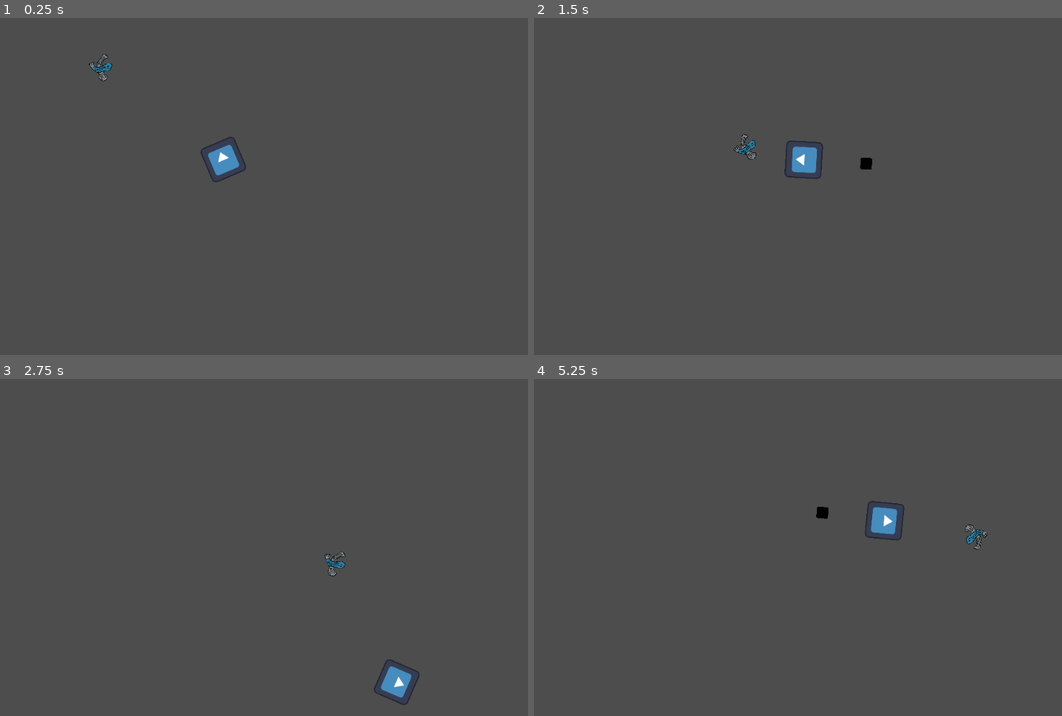
Above: before the commit, frames 1-4 (two rows, left to right).
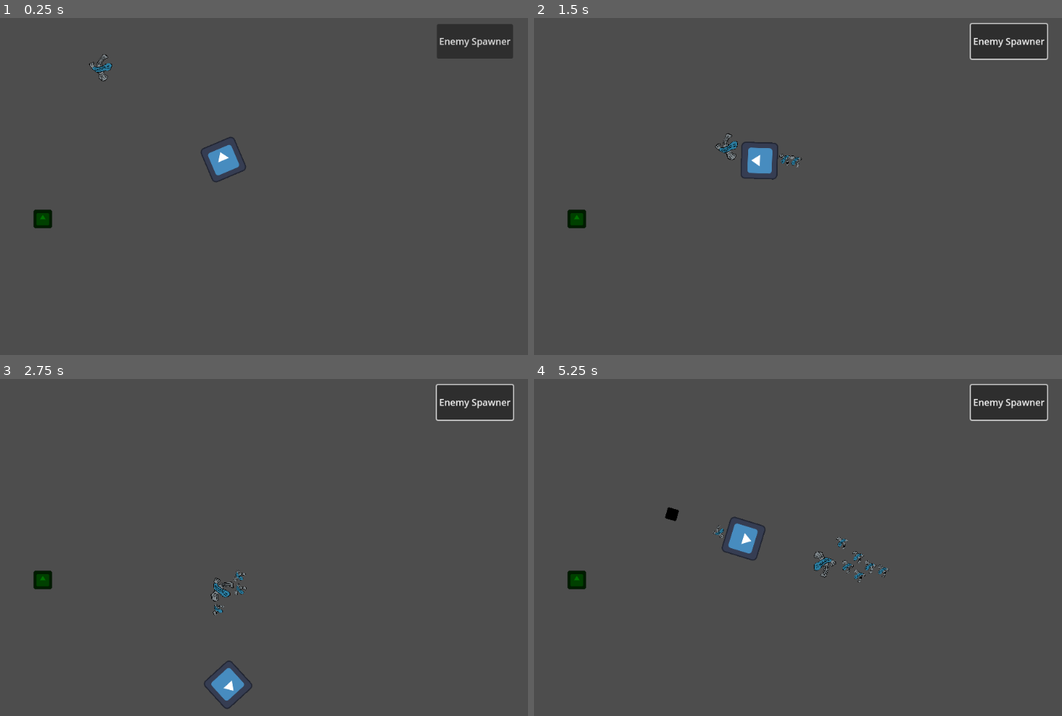
Above: after the commit, the same moments.

Repository: OzPanDrake/GAM20001_a2
Game: Godot game, scene res://scenes/test.tscn
Same seed, same stepped clock (60 frames per second), same inputs: the game is played once before the commit and once after it. This scene is started directly instead of the project's main scene. The engine's default icon, where the game draws it, is replaced by a stand-in: a white triangle on a blue panel in a dark square. Sound files missing from this copy of the repository are replaced by a short silence.
Inputs (mouse positions are in pixels of both pictures, inside the frame that each line leads up to):
- Up to frame 1 (0.25 s): no input
- Up to frame 2 (1.5 s): click (1009, 41) at 0.5 s, where only the run after the commit has a clickable "Enemy Spawner"; move the mouse to (898, 166) at 1.27 s; hold D (right) from 1.28 s (still down); tap Space (shoot) at 1.35 s
- Up to frame 3 (2.75 s): move the mouse to (116, 560) at 2.02 s; release D (right) at 2.03 s; hold S (down) from 2.03 s (still down); tap Space (shoot) at 2.1 s
- Up to frame 4 (5.25 s): move the mouse to (824, 466) at 2.77 s; release S (down) at 2.78 s; hold D (right) 2.78-3.53 s; tap Space (shoot) every 0.75 s from 2.85 to 5.1 s; move the mouse to (734, 611) at 3.52 s; hold W (up) 3.53-4.28 s; move the mouse to (945, 594) at 4.27 s; hold A (left) from 4.28 s (still down); move the mouse to (586, 490) at 5.02 s

The runs differ from the first frame. In frame 1, 1.6% of the frame differs, in the area x 6-98%, y 1-63%; in frame 2, 3.0%; in frame 3, 3.1%; in frame 4, 3.4%.

Commit message:
UI elements

Diff:
--- /dev/null
+++ b/game/scenes/Button.gd
@@ -0,0 +1,11 @@
+extends Button
+
+
+# Called when the node enters the scene tree for the first time.
+func _ready():
+	pass # Replace with function body.
+
+
+# Called every frame. 'delta' is the elapsed time since the previous frame.
+func _process(delta):
+	pass
--- a/game/scenes/CharacterBody2D.gd
+++ b/game/scenes/CharacterBody2D.gd
@@ -4,6 +4,7 @@
 
 @export var speed: int = 1
 @export var projectile: PackedScene
+@export var enemy: PackedScene
 @onready var spawn_point: Marker2D = $SpawnPoint
 const MOVE_SPEED: float = 400.0
 
@@ -25,3 +26,12 @@
 	var inst: Projectile = projectile.instantiate()
 	get_parent().add_child(inst)
 	inst.transform = spawn_point.global_transform
+
+func slow_move() -> void:
+	print("Power Up")
+
+
+func _on_button_pressed():
+	var inst: Enemy_2 = enemy.instantiate()
+	get_parent().add_child(inst)
+	inst.transform = spawn_point.global_transform
--- a/game/scenes/character_body_2d.tscn
+++ b/game/scenes/character_body_2d.tscn
@@ -1,24 +1,26 @@
-[gd_scene load_steps=5 format=3 uid="uid://b1koav7bivcqq"]
+[gd_scene load_steps=6 format=3 uid="uid://b1koav7bivcqq"]
 
 [ext_resource type="Script" path="res://scenes/CharacterBody2D.gd" id="1_itw53"]
 [ext_resource type="Texture2D" uid="uid://bgc7iu4ijyfj2" path="res://icon.svg" id="2_heisw"]
 [ext_resource type="PackedScene" uid="uid://dwrnq0ip6wrd4" path="res://scenes/projectile.tscn" id="2_xdweh"]
+[ext_resource type="PackedScene" uid="uid://drnknjsgu8akl" path="res://scenes/enemy_2.tscn" id="3_71yjw"]
 
 [sub_resource type="RectangleShape2D" id="RectangleShape2D_v4n4a"]
 size = Vector2(128, 128)
 
-[node name="CharacterBody2D" type="CharacterBody2D"]
+[node name="CharacterBody2D" type="CharacterBody2D" groups=["Player"]]
 script = ExtResource("1_itw53")
 projectile = ExtResource("2_xdweh")
+enemy = ExtResource("3_71yjw")
 
 [node name="Sprite2D" type="Sprite2D" parent="."]
 rotation = -1.5708
 scale = Vector2(0.5, 0.5)
 texture = ExtResource("2_heisw")
 
+[node name="SpawnPoint" type="Marker2D" parent="."]
+position = Vector2(50, 0)
+
 [node name="CollisionShape2D" type="CollisionShape2D" parent="."]
 scale = Vector2(0.5, 0.5)
 shape = SubResource("RectangleShape2D_v4n4a")
-
-[node name="SpawnPoint" type="Marker2D" parent="." groups=["Player"]]
-position = Vector2(50, 0)
--- /dev/null
+++ b/game/scenes/power_down.gd
@@ -0,0 +1,21 @@
+extends Area2D
+
+class_name Power_Down
+
+var speed: float = 0.5
+
+# Called when the node enters the scene tree for the first time.
+func _ready():
+	pass # Replace with function body.
+
+
+# Called every frame. 'delta' is the elapsed time since the previous frame.
+func _process(delta):
+	pass
+
+
+func _on_body_entered(body):
+	if body is PlayerCharacter:
+		var player: PlayerCharacter = body as PlayerCharacter
+		player.slow_move()
+		queue_free()
--- /dev/null
+++ b/game/scenes/power_down.tscn
@@ -0,0 +1,21 @@
+[gd_scene load_steps=4 format=3 uid="uid://co3qcd0vlg5oc"]
+
+[ext_resource type="Script" path="res://scenes/power_down.gd" id="1_hw62n"]
+[ext_resource type="Texture2D" uid="uid://bgc7iu4ijyfj2" path="res://icon.svg" id="1_svltx"]
+
+[sub_resource type="CircleShape2D" id="CircleShape2D_op5la"]
+
+[node name="Power_Down" type="Area2D" groups=["Power Up"]]
+scale = Vector2(2, 2)
+script = ExtResource("1_hw62n")
+
+[node name="Sprite2D" type="Sprite2D" parent="."]
+modulate = Color(0, 0.454902, 0, 1)
+position = Vector2(0, -4.76837e-07)
+scale = Vector2(0.125, 0.125)
+texture = ExtResource("1_svltx")
+
+[node name="CollisionShape2D" type="CollisionShape2D" parent="."]
+shape = SubResource("CircleShape2D_op5la")
+
+[connection signal="body_entered" from="." to="." method="_on_body_entered"]
--- a/game/scenes/test.tscn
+++ b/game/scenes/test.tscn
@@ -1,12 +1,34 @@
-[gd_scene load_steps=3 format=3 uid="uid://bj75b5irtjkhh"]
+[gd_scene load_steps=5 format=3 uid="uid://bj75b5irtjkhh"]
 
 [ext_resource type="PackedScene" uid="uid://drnknjsgu8akl" path="res://scenes/enemy_2.tscn" id="2_d6lfe"]
 [ext_resource type="PackedScene" uid="uid://b1koav7bivcqq" path="res://scenes/character_body_2d.tscn" id="2_ew0w7"]
+[ext_resource type="PackedScene" uid="uid://co3qcd0vlg5oc" path="res://scenes/power_down.tscn" id="3_rtp32"]
+[ext_resource type="Script" path="res://scenes/Button.gd" id="4_okh47"]
 
 [node name="Node2D" type="Node2D"]
 
-[node name="CharacterBody2D" parent="." groups=["Player"] instance=ExtResource("2_ew0w7")]
+[node name="CharacterBody2D" parent="." instance=ExtResource("2_ew0w7")]
 position = Vector2(496, 261)
 
 [node name="Enemy2" parent="." instance=ExtResource("2_d6lfe")]
 position = Vector2(246, 69)
+
+[node name="Power_Up" parent="." instance=ExtResource("3_rtp32")]
+position = Vector2(183, 364)
+
+[node name="Control" type="Control" parent="."]
+layout_mode = 3
+anchors_preset = 0
+offset_right = 40.0
+offset_bottom = 40.0
+
+[node name="Button" type="Button" parent="Control"]
+layout_mode = 0
+offset_left = 866.0
+offset_top = 26.0
+offset_right = 998.0
+offset_bottom = 86.0
+text = "Enemy Spawner"
+script = ExtResource("4_okh47")
+
+[connection signal="pressed" from="Control/Button" to="CharacterBody2D" method="_on_button_pressed"]
